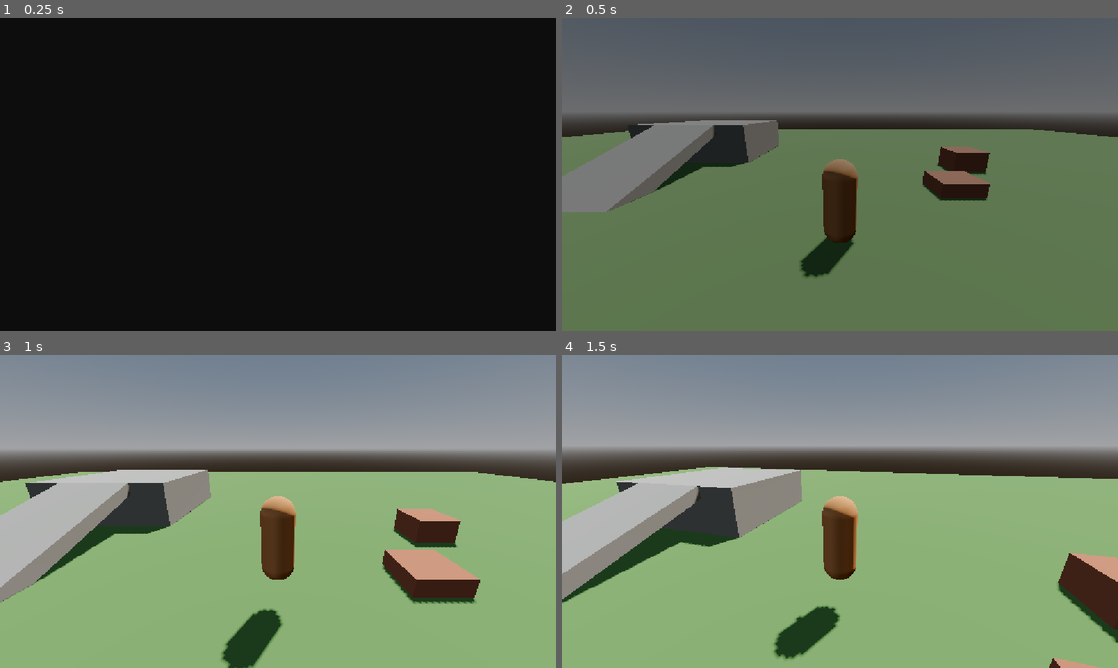
Above: before the commit, frames 1-4 (two rows, left to right).
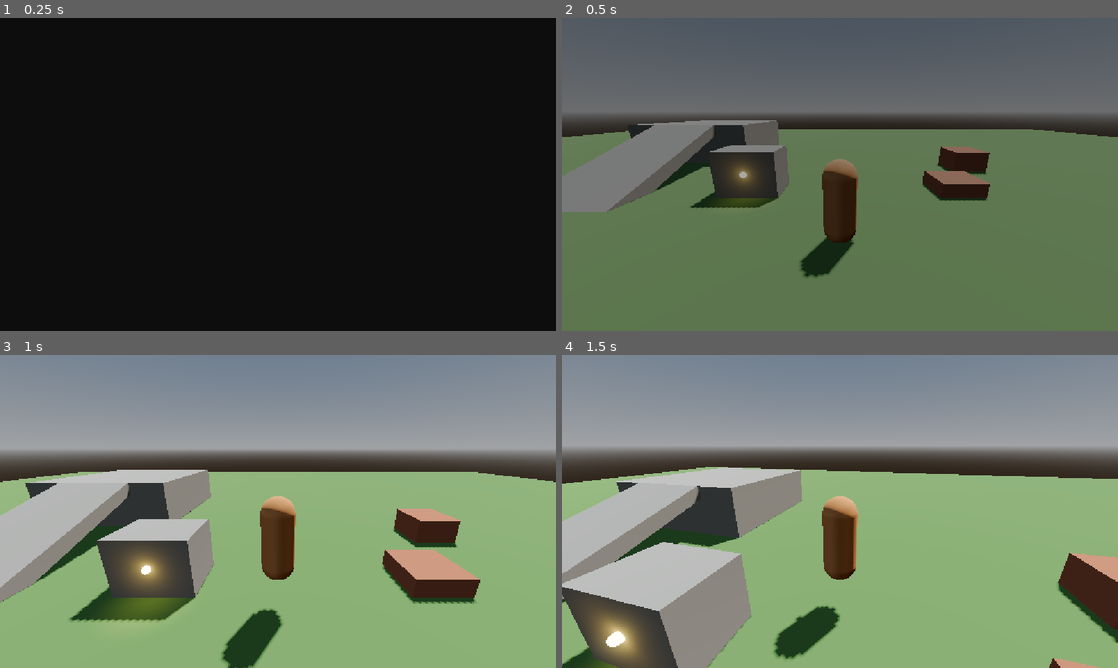
Above: after the commit, the same moments.

Repository: JackVoltaire/Dhull-Garden
Game: Godot game, scene res://scenes/main/main.tscn
Same seed, same stepped clock (60 frames per second), same inputs: the game is played once before the commit and once after it.
Inputs (mouse positions are in pixels of both pictures, inside the frame that each line leads up to):
- Up to frame 1 (0.25 s): no input
- Up to frame 2 (0.5 s): no input
- Up to frame 3 (1 s): tap Enter at 0.5 s; move the mouse to (305, 511) at 0.52 s; hold W (move_forward) from 0.53 s (still down); hold E (interact, bound only after the commit) from 0.53 s (still down); tap Space (jump) at 0.77 s
- Up to frame 4 (1.5 s): keep holding W (move_forward); move the mouse to (812, 511) at 1.27 s; release E (interact, bound only after the commit) at 1.28 s; tap Shift (sprint) at 1.35 s

Frame 1 is identical in both runs. In frame 2, 2.4% of the frame differs, in the area x 23-41%, y 40-61%; in frame 3, 5.9%; in frame 4, 11%, in the area x 0-35%, y 59-100%.

Commit message:
Let the player interact with things to open minigames
The player walks up to an Interactable and presses Interact (E, or X /
Square on a gamepad):

- Interactable: an Area3D on the new "interactable" physics layer with a
  prompt verb and an interacted signal.
- Interactor: the player's reach. Targets the nearest enabled
  interactable, shows a "[E] Dig"-style prompt, and uses it on press.
- MinigameSpot: an Interactable that launches a MinigameDefinition with
  per-spot context. shiny_spot.tscn is a glowing placeholder.
- Minigames.launch() takes return params for the scene the player goes
  back to; the new Level root script uses them to put the player back
  exactly where they stood, camera included (Player.get_state() /
  apply_state()).
- The sandbox gets a rock with a shiny spot (2D sample minigame) and a
  second spot for the 3D sample.

Co-Authored-By: Claude Opus 5.5 <noreply@anthropic.com>
Claude-Session: https://claude.ai/code/session_013RjMaTeWn1PX4jR88jfaZg

Diff:
--- a/localization/strings.csv
+++ b/localization/strings.csv
@@ -10,3 +10,7 @@
 MINIGAME_SAMPLE_3D,Sample 3D Minigame
 MINIGAME_SAMPLE_DESCRIPTION,Press Jump as often as you can in ten seconds.
 MINIGAME_SAMPLE_HUD,Score: %d    Time: %d    Press Jump!
+UI_INTERACT_PROMPT,[%s] %s
+PROMPT_INTERACT,Interact
+PROMPT_DIG,Dig
+PROMPT_PLAY,Play
--- a/project.godot
+++ b/project.godot
@@ -96,6 +96,12 @@
 , Object(InputEventJoypadButton,"resource_local_to_scene":false,"resource_name":"","device":-1,"button_index":7,"pressure":0.0,"pressed":true,"script":null)
 ]
 }
+interact={
+"deadzone": 0.2,
+"events": [Object(InputEventKey,"resource_local_to_scene":false,"resource_name":"","device":-1,"window_id":0,"alt_pressed":false,"shift_pressed":false,"ctrl_pressed":false,"meta_pressed":false,"pressed":false,"keycode":0,"physical_keycode":69,"key_label":0,"unicode":101,"location":0,"echo":false,"script":null)
+, Object(InputEventJoypadButton,"resource_local_to_scene":false,"resource_name":"","device":-1,"button_index":2,"pressure":0.0,"pressed":true,"script":null)
+]
+}
 pause={
 "deadzone": 0.2,
 "events": [Object(InputEventKey,"resource_local_to_scene":false,"resource_name":"","device":-1,"window_id":0,"alt_press …(195 unchanged characters)…
@@ -116,6 +122,7 @@
 
 3d_physics/layer_1="world"
 3d_physics/layer_2="player"
+3d_physics/layer_3="interactable"
 
 [physics]
 
--- /dev/null
+++ b/scenes/levels/level.gd
@@ -0,0 +1,19 @@
+class_name Level
+extends Node3D
+## Root of an area the player walks around in. Expects the player as a child named Player.
+## When the player comes back from a minigame, puts them back where they were standing.
+
+var _player_state: Dictionary = {}
+
+@onready var _player: Player = $Player
+
+
+## Called by [code]Scenes[/code] before the level enters the tree. A "player" entry holds a
+## [method Player.get_state] to restore.
+func setup(params: Dictionary) -> void:
+	_player_state = params.get("player", {})
+
+
+func _ready() -> void:
+	if not _player_state.is_empty():
+		_player.apply_state(_player_state)
--- a/scenes/levels/sandbox/sandbox.tscn
+++ b/scenes/levels/sandbox/sandbox.tscn
@@ -1,6 +1,10 @@
 [gd_scene format=3]
 
 [ext_resource type="PackedScene" path="res://scenes/player/player.tscn" id="1_player"]
+[ext_resource type="Script" path="res://scenes/levels/level.gd" id="2_level"]
+[ext_resource type="PackedScene" path="res://scenes/props/shiny_spot/shiny_spot.tscn" id="3_spot"]
+[ext_resource type="Resource" path="res://data/minigames/sample_2d.tres" id="4_sample_2d"]
+[ext_resource type="Resource" path="res://data/minigames/sample_3d.tres" id="5_sample_3d"]
 
 [sub_resource type="ProceduralSkyMaterial" id="ProceduralSkyMaterial_sky"]
 sky_horizon_color = Color(0.662243, 0.671743, 0.686743, 1)
@@ -25,6 +29,7 @@
 albedo_color = Color(0.72, 0.42, 0.3, 1)
 
 [node name="Sandbox" type="Node3D"]
+script = ExtResource("2_level")
 
 [node name="WorldEnvironment" type="WorldEnvironment" parent="."]
 environment = SubResource("Environment_main")
@@ -71,4 +76,18 @@
 size = Vector3(10, 3, 0.5)
 material = SubResource("StandardMaterial3D_stone")
 
+[node name="Rock" type="CSGBox3D" parent="Greybox"]
+transform = Transform3D(1, 0, 0, 0, 1, 0, 0, 0, 1, -3, 0.75, -3)
+size = Vector3(2, 1.5, 1.5)
+material = SubResource("StandardMaterial3D_stone")
+
 [node name="Player" parent="." instance=ExtResource("1_player")]
+
+[node name="RockShinySpot" parent="." instance=ExtResource("3_spot")]
+transform = Transform3D(1, 0, 0, 0, 1, 0, 0, 0, 1, -3, 0.8, -2.2)
+minigame = ExtResource("4_sample_2d")
+
+[node name="PlaySpot" parent="." instance=ExtResource("3_spot")]
+transform = Transform3D(1, 0, 0, 0, 1, 0, 0, 0, 1, 4, 0.8, 3)
+prompt = "PROMPT_PLAY"
+minigame = ExtResource("5_sample_3d")
--- a/scenes/player/player.gd
+++ b/scenes/player/player.gd
@@ -76,6 +76,24 @@
 		_model.rotation.y = lerp_angle(_model.rotation.y, target_yaw, turn_weight)
 
 
+## Where the player stands and which way they and the camera face, so a scene can put them back
+## after a minigame with [method apply_state].
+func get_state() -> Dictionary:
+	return {
+		"transform": global_transform,
+		"model_yaw": _model.rotation.y,
+		"camera_yaw": _camera_pivot.rotation.y,
+		"camera_pitch": _spring_arm.rotation.x,
+	}
+
+
+func apply_state(state: Dictionary) -> void:
+	global_transform = state.get("transform", global_transform)
+	_model.rotation.y = state.get("model_yaw", _model.rotation.y)
+	_camera_pivot.rotation.y = state.get("camera_yaw", _camera_pivot.rotation.y)
+	_spring_arm.rotation.x = state.get("camera_pitch", _spring_arm.rotation.x)
+
+
 func _rotate_camera(amount: Vector2) -> void:
 	if Settings.get_value("controls/invert_y"):
 		amount.y = -amount.y
--- a/scenes/player/player.tscn
+++ b/scenes/player/player.tscn
@@ -1,6 +1,7 @@
 [gd_scene format=3]
 
 [ext_resource type="Script" path="res://scenes/player/player.gd" id="1_player"]
+[ext_resource type="Script" path="res://systems/interaction/interactor.gd" id="2_interactor"]
 
 [sub_resource type="CapsuleShape3D" id="CapsuleShape3D_body"]
 radius = 0.35
@@ -18,6 +19,9 @@
 
 [sub_resource type="SphereShape3D" id="SphereShape3D_camera"]
 radius = 0.2
+
+[sub_resource type="SphereShape3D" id="SphereShape3D_reach"]
+radius = 1.2
 
 [node name="Player" type="CharacterBody3D"]
 collision_layer = 2
@@ -48,3 +52,31 @@
 margin = 0.2
 
 [node name="Camera3D" type="Camera3D" parent="CameraPivot/SpringArm3D"]
+
+[node name="Interactor" type="Area3D" parent="."]
+script = ExtResource("2_interactor")
+
+[node name="CollisionShape3D" type="CollisionShape3D" parent="Interactor"]
+transform = Transform3D(1, 0, 0, 0, 1, 0, 0, 0, 1, 0, 0.9, 0)
+shape = SubResource("SphereShape3D_reach")
+
+[node name="Hud" type="CanvasLayer" parent="."]
+
+[node name="InteractionPrompt" type="Label" parent="Hud"]
+unique_name_in_owner = true
+anchors_preset = 7
+anchor_left = 0.5
+anchor_top = 1.0
+anchor_right = 0.5
+anchor_bottom = 1.0
+offset_left = -200.0
+offset_top = -96.0
+offset_right = 200.0
+offset_bottom = -56.0
+grow_horizontal = 2
+grow_vertical = 0
+theme_override_colors/font_outline_color = Color(0, 0, 0, 1)
+theme_override_constants/outline_size = 8
+theme_override_font_sizes/font_size = 22
+horizontal_alignment = 1
+vertical_alignment = 1
--- /dev/null
+++ b/scenes/props/shiny_spot/shiny_spot.tscn
@@ -0,0 +1,32 @@
+[gd_scene format=3]
+
+[ext_resource type="Script" path="res://systems/minigames/minigame_spot.gd" id="1_spot"]
+
+[sub_resource type="SphereShape3D" id="SphereShape3D_reach"]
+radius = 0.6
+
+[sub_resource type="SphereMesh" id="SphereMesh_glint"]
+radius = 0.1
+height = 0.2
+
+[sub_resource type="StandardMaterial3D" id="StandardMaterial3D_glint"]
+albedo_color = Color(1, 0.95, 0.65, 1)
+emission_enabled = true
+emission = Color(1, 0.85, 0.4, 1)
+emission_energy_multiplier = 4.0
+
+[node name="ShinySpot" type="Area3D"]
+script = ExtResource("1_spot")
+prompt = "PROMPT_DIG"
+
+[node name="CollisionShape3D" type="CollisionShape3D" parent="."]
+shape = SubResource("SphereShape3D_reach")
+
+[node name="Glint" type="MeshInstance3D" parent="."]
+mesh = SubResource("SphereMesh_glint")
+surface_material_override/0 = SubResource("StandardMaterial3D_glint")
+
+[node name="Glow" type="OmniLight3D" parent="."]
+light_color = Color(1, 0.85, 0.4, 1)
+light_energy = 0.6
+omni_range = 1.5
--- /dev/null
+++ b/systems/interaction/interactable.gd
@@ -0,0 +1,28 @@
+class_name Interactable
+extends Area3D
+## Something the player can walk up to and use with the Interact button. Give it a
+## CollisionShape3D child for how close the player must be, then connect [signal interacted]
+## or extend this class and override [method interact].
+##
+## Interactables sit on the "interactable" physics layer, which only the player's
+## [Interactor] looks at.
+
+signal interacted(player: Player)
+
+## Physics layer 3, named "interactable" in the project settings.
+const LAYER := 1 << 2
+
+## Translation key of the verb shown in the prompt, such as "PROMPT_DIG".
+@export var prompt := "PROMPT_INTERACT"
+## When false, the player can't see or use it, e.g. while it's used up for the day.
+@export var enabled := true
+
+
+func _init() -> void:
+	collision_layer = LAYER
+	collision_mask = 0
+	monitoring = false
+
+
+func interact(player: Player) -> void:
+	interacted.emit(player)
--- /dev/null
+++ b/systems/interaction/interactor.gd
@@ -0,0 +1,58 @@
+class_name Interactor
+extends Area3D
+## The player's reach. Picks the nearest enabled [Interactable] inside its collision shape,
+## shows that one's prompt, and uses it when the Interact button is pressed.
+
+signal target_changed(target: Interactable)
+
+## The interactable that Interact would use right now, or null.
+var target: Interactable = null
+
+@onready var _prompt: Label = %InteractionPrompt
+
+
+func _init() -> void:
+	collision_layer = 0
+	collision_mask = Interactable.LAYER
+	monitorable = false
+
+
+func _ready() -> void:
+	_prompt.hide()
+
+
+func _physics_process(_delta: float) -> void:
+	var nearest: Interactable = null
+	var nearest_distance := INF
+	for area in get_overlapping_areas():
+		var interactable := area as Interactable
+		if interactable == null or not interactable.enabled:
+			continue
+		var distance := global_position.distance_squared_to(interactable.global_position)
+		if distance < nearest_distance:
+			nearest = interactable
+			nearest_distance = distance
+	if nearest != target:
+		target = nearest
+		_update_prompt()
+		target_changed.emit(target)
+
+
+func _unhandled_input(event: InputEvent) -> void:
+	if target and event.is_action_pressed("interact"):
+		get_viewport().set_input_as_handled()
+		target.interact(owner as Player)
+
+
+func _update_prompt() -> void:
+	_prompt.visible = target != null
+	if target:
+		_prompt.text = tr("UI_INTERACT_PROMPT") % [_key_label("interact"), tr(target.prompt)]
+
+
+## The keyboard key bound to [param action], for showing in prompts.
+static func _key_label(action: StringName) -> String:
+	for event in InputMap.action_get_events(action):
+		if event is InputEventKey:
+			return event.as_text_physical_keycode()
+	return "?"
--- /dev/null
+++ b/systems/minigames/minigame_spot.gd
@@ -0,0 +1,18 @@
+class_name MinigameSpot
+extends Interactable
+## A place in the world that starts a minigame when the player interacts with it, like a shiny
+## spot on a rock that opens the mining minigame. When the minigame ends, the player is back
+## where they were standing.
+
+@export var minigame: MinigameDefinition
+## Passed to the minigame as [member Minigames.context], e.g. {"ore": "copper"} to say what this
+## spot yields.
+@export var context: Dictionary = {}
+
+
+func interact(player: Player) -> void:
+	super(player)
+	if minigame == null:
+		push_warning("%s has no minigame set." % get_path())
+		return
+	Minigames.launch(minigame, context, {"player": player.get_state()})
--- a/systems/minigames/minigames.gd
+++ b/systems/minigames/minigames.gd
@@ -19,6 +19,7 @@
 var context: Dictionary = {}
 
 var _return_scene_path := ""
+var _return_params: Dictionary = {}
 
 
 func _ready() -> void:
@@ -36,13 +37,16 @@
 	return null
 
 
-func launch(minigame: MinigameDefinition, launch_context := {}) -> void:
+## Starts [param minigame]. [param return_params] go to the scene the player returns to
+## afterwards (see [method Scenes.change_scene]), e.g. where to put the player back.
+func launch(minigame: MinigameDefinition, launch_context := {}, return_params := {}) -> void:
 	if current or Scenes.is_changing:
 		push_warning("Can't launch '%s' right now." % minigame.id)
 		return
 	current = minigame
 	context = launch_context
 	_return_scene_path = get_tree().current_scene.scene_file_path
+	_return_params = return_params
 	await Scenes.change_scene(minigame.scene_path)
 
 
@@ -55,5 +59,6 @@
 	var finished := current
 	current = null
 	context = {}
-	await Scenes.change_scene(_return_scene_path)
+	await Scenes.change_scene(_return_scene_path, _return_params)
+	_return_params = {}
 	minigame_finished.emit(finished, result)
Not shown, added: scenes/levels/level.gd.uid
Not shown, added: systems/interaction/interactable.gd.uid
Not shown, added: systems/interaction/interactor.gd.uid
Not shown, added: systems/minigames/minigame_spot.gd.uid
Not shown, changed: README.md
